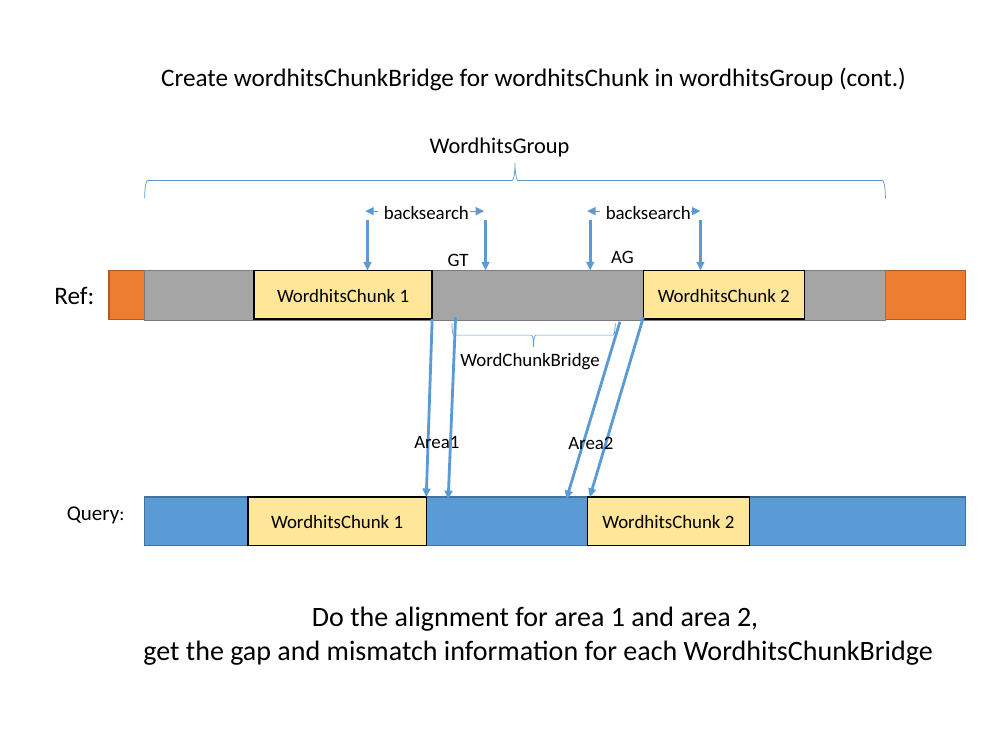
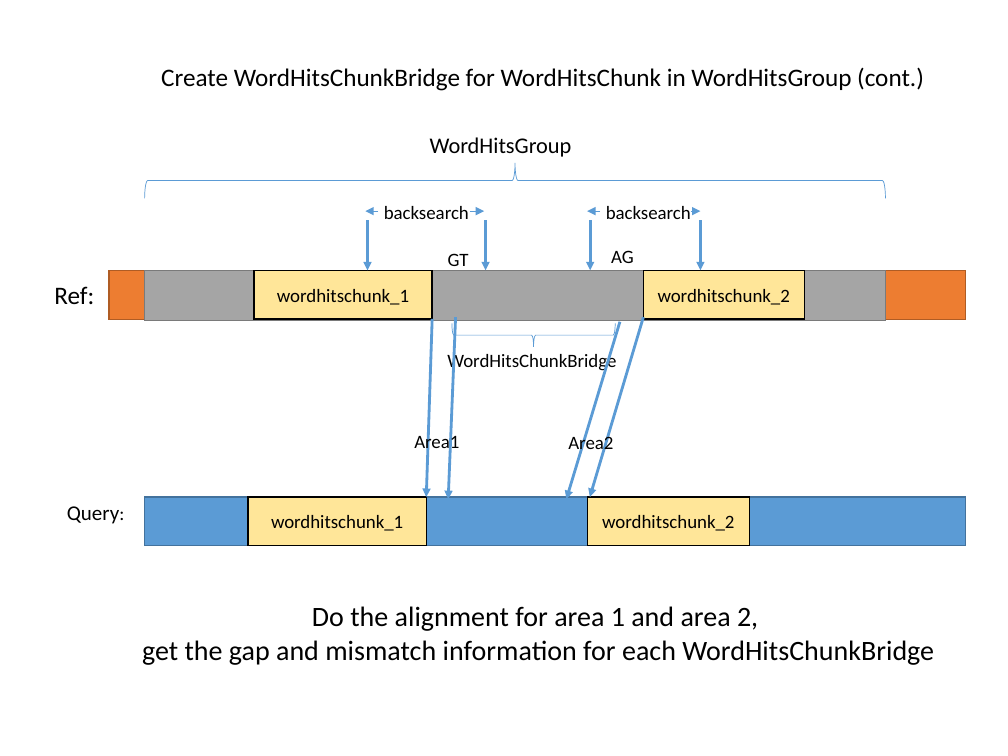
Before and after one commit to ganyfml/olegosa2, a slide deck: slide 10 of doc/Olego_SA.pptx. Drawn at 1008x756 pixels with LibreOffice and Linux fonts; fonts in the diff are those of the drawing. Boxes give left, top, right and bottom in pixels: in the first picture for what was removed or moved away, otherwise in the second. Text is boxed around its words. In the diff, an @@ line names an element or a change of style, - is before the commit and + after.

```diff
--- a/doc/Olego_SA.pptx
+++ b/doc/Olego_SA.pptx
@@ text at box(161, 67, 924, 91): text changed @@
-Create wordhitsChunkBridge for wordhitsChunk in wordhitsGroup (cont.)
+Create WordHitsChunkBridge for WordHitsChunk in WordHitsGroup (cont.)
@@ text at box(430, 137, 572, 157): text changed @@
-WordhitsGroup
+WordHitsGroup
@@ text in rectangle at box(277, 289, 409, 305): text changed @@
-WordhitsChunk 1
+wordhitschunk_1
@@ text in rectangle at box(658, 289, 790, 305): text changed @@
-WordhitsChunk 2
+wordhitschunk_2
@@ text at box(447, 352, 616, 373): text changed @@
-WordChunkBridge
+WordHitsChunkBridge
@@ text in rectangle at box(271, 515, 403, 531): text changed @@
-WordhitsChunk 1
+wordhitschunk_1
@@ text in rectangle at box(602, 515, 734, 531): text changed @@
-WordhitsChunk 2
+wordhitschunk_2
@@ text at box(142, 640, 934, 665): text changed @@
-get the gap and mismatch information for each WordhitsChunkBridge
+get the gap and mismatch information for each WordHitsChunkBridge
```
Also in this commit, not shown: 7 other slides changed.
